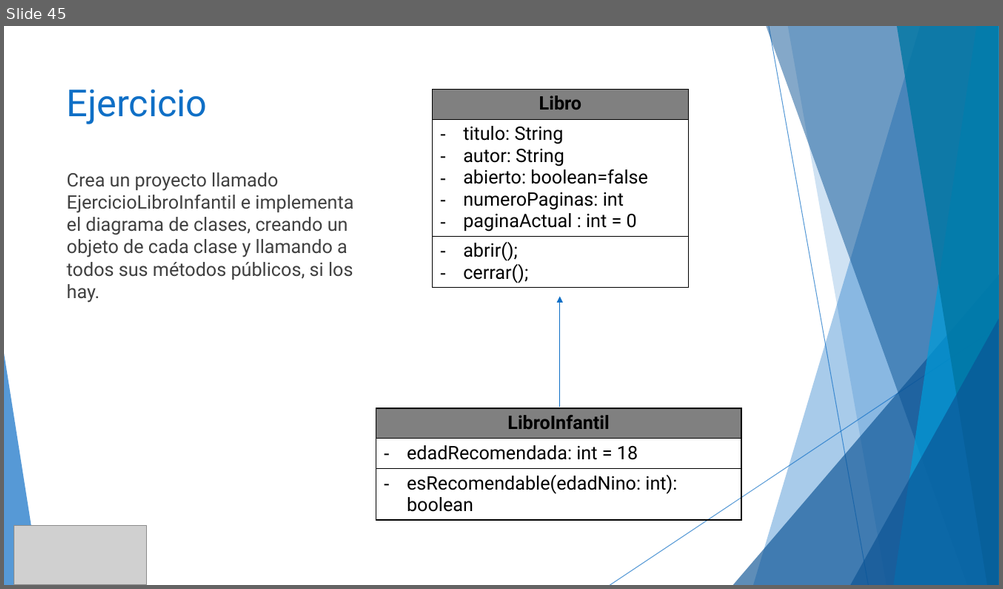
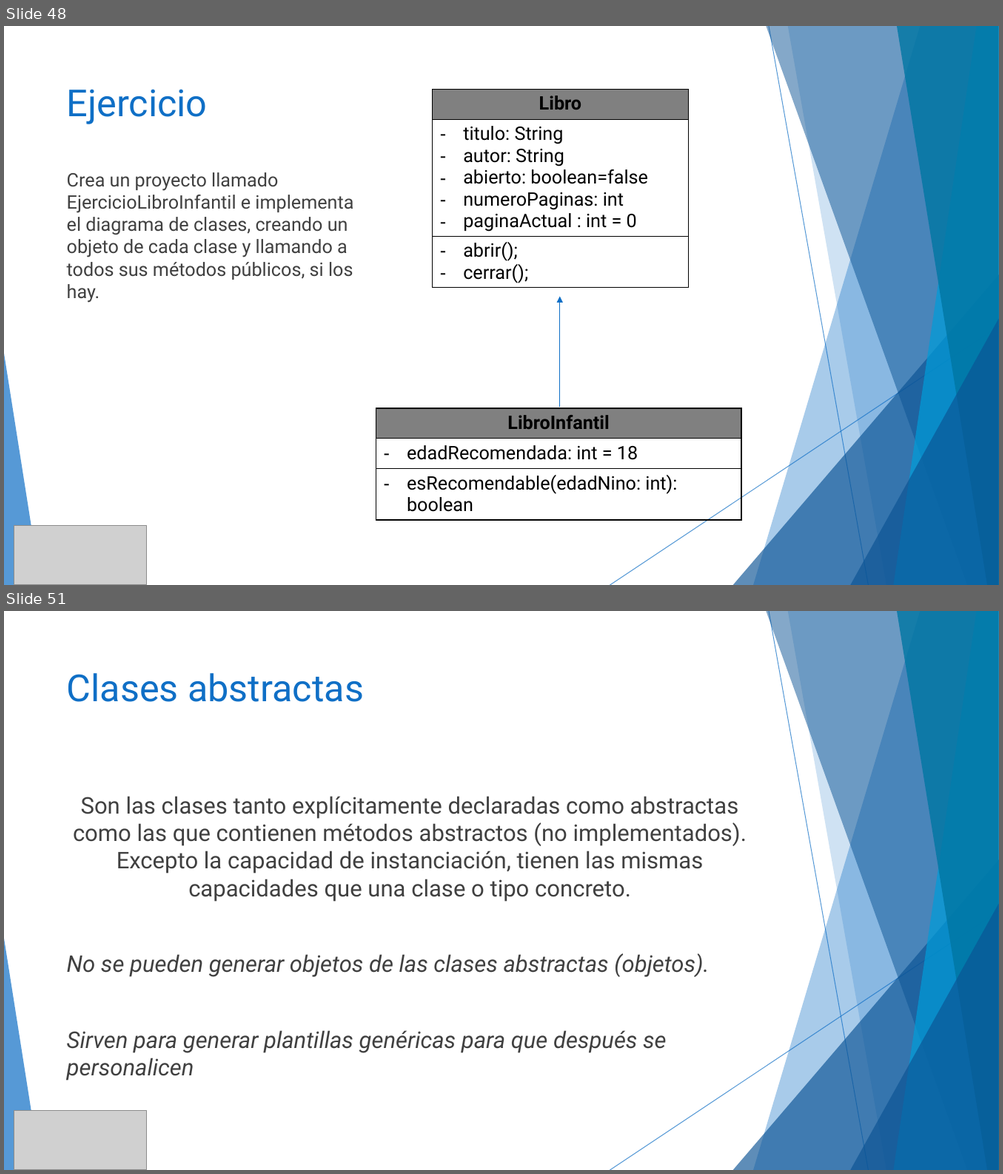
Before and after one commit to MChuil/Java, a slide deck: JAVA.pptx. Shown one above the other, each under a label of ours: slide 45 before the commit, slides 48 and 51 after it; the slides between them are not shown. The pictures are 1003x589 and 1003x1174 pixels, drawn with LibreOffice and Linux fonts; fonts in the diff are those of the drawing; grey boxes stand for pictures. Boxes give left, top, right and bottom in pixels: in the first picture for what was removed or moved away, otherwise in the second. Text is boxed around its words. In the diff, an @@ line names an element or a change of style, - is before the commit and + after.

```diff
--- a/JAVA.pptx
+++ b/JAVA.pptx
@@ slide 51 added at [4, 611, 999, 1170], background #FFFFFF; not listed: 10 template elements that a slide beside it also shows @@
@@ title added at [67, 673, 364, 702], 36 pt, text #0F6FC6 @@
+Clases abstractas
@@ text added at [67, 796, 746, 1081], 22.2 pt, text #404040 @@
+Son las clases tanto explícitamente declaradas como abstractas como las que contienen métodos abstractos (no implementados). Excepto la capacidad de instanciación, tienen las mismas capacidades que una clase o tipo concreto.
+No se pueden generar objetos de las clases abstractas (objetos).
+Sirven para generar plantillas genéricas para que después se personalicen
@@ picture added at [14, 1111, 147, 1170] @@
@@ what was slide 45 is now slide 48 @@
```
Also in this commit, not shown: 1 slide changed, 14 other slides added, 49 other files.
